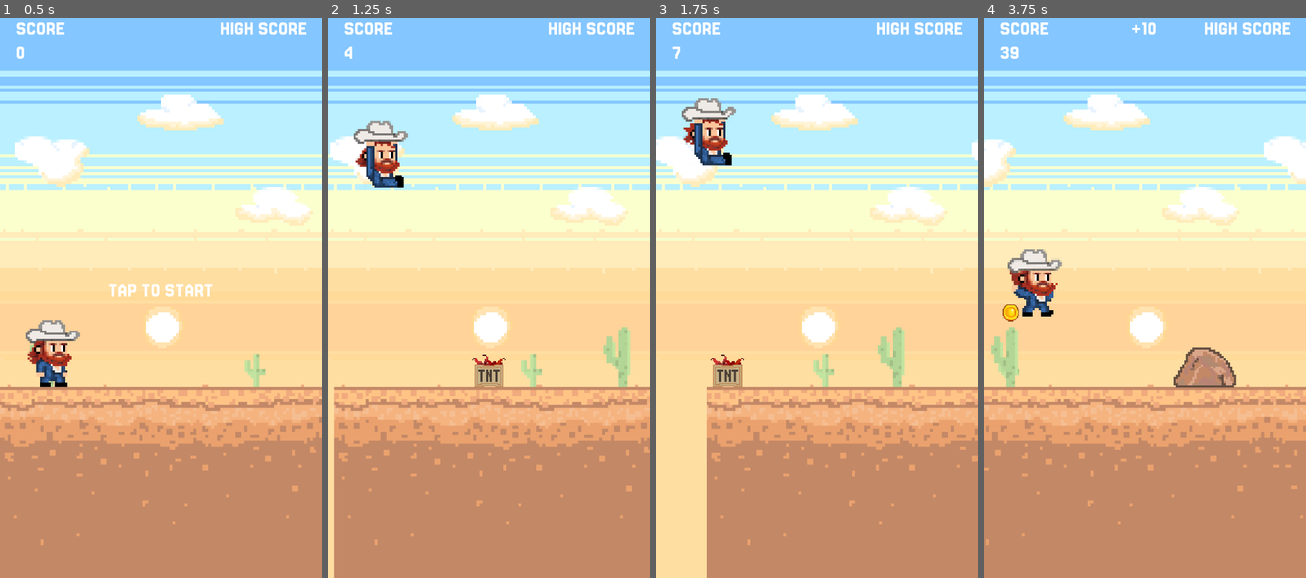
Above: before the commit, frames 1-4 (left to right).
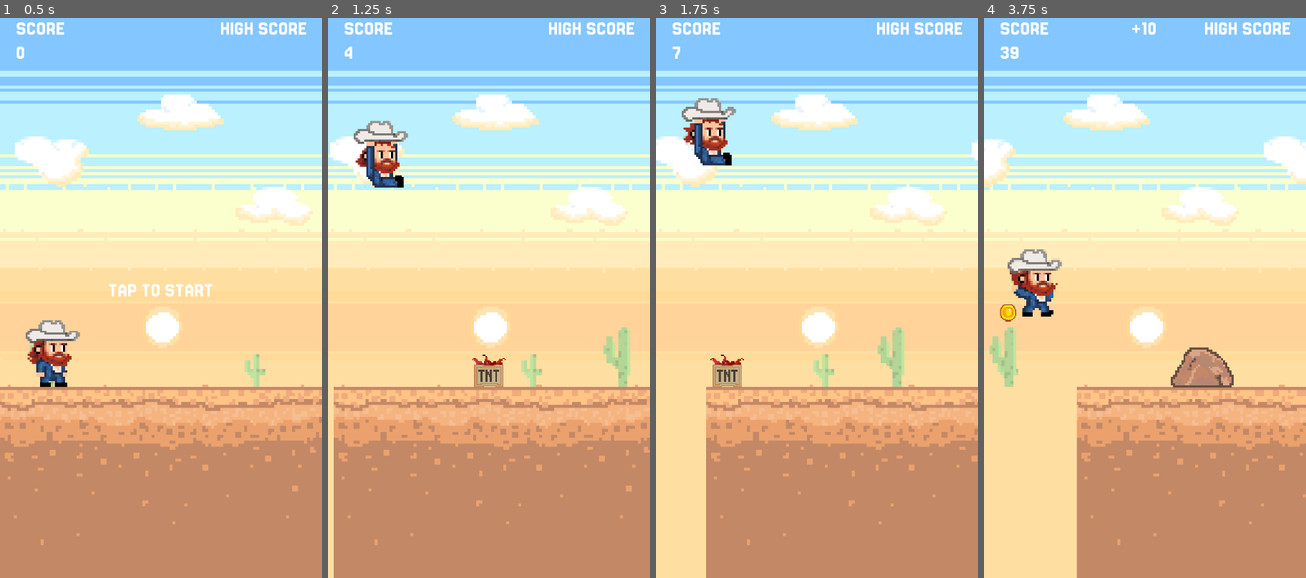
Above: after the commit, the same moments.

Repository: rgomezp/cowboy-game
Game: Godot game, scene res://scenes/main.tscn
The game is run twice, just before and just after one commit, with the same random seed, the same clock (stepped at 60 frames per second) and the same inputs.
Inputs:
- Up to frame 1 (0.5 s): no input
- Up to frame 2 (1.25 s): tap Enter (ui_accept) at 0.5, 0.77 s
- Up to frame 3 (1.75 s): tap Enter (ui_accept) at 1.52 s
- Up to frame 4 (3.75 s): hold Down (ui_down) 2.03-2.78 s; tap Enter (ui_accept) at 3.02 s

Frame 1 is identical in both runs. In frame 2, 0.1% of the frame differs, in the area x 1-54%, y 60-100%; in frame 3, 0.3%; in frame 4, 14%, in the area x 0-100%, y 13-100%.

Commit message:
Fix unused parameter warnings
Prefix unused function parameters with underscore to indicate they are
intentionally unused. This resolves linter warnings for parameters that
are required by function signatures but not used in the implementation.

Files affected:
- main.gd: 7 unused parameters in signal handlers
- butterfly.gd: unused delta parameter in _process()
- special_flag.gd: unused speed and delta parameters

Diff:
--- a/scenes/main.gd
+++ b/scenes/main.gd
@@ -162,7 +162,7 @@
 func _process(delta: float) -> void:
 	if game_running:
 		# Calculate speed based on distance traveled, not score
-		speed = START_SPEED + distance / SPEED_MODIFIER
+		speed = START_SPEED + distance / float(SPEED_MODIFIER)
 		if speed > MAX_SPEED:
 			speed = MAX_SPEED
 
@@ -224,15 +224,15 @@
 			$Hud.get_node("StartLabel").hide()
 
 # Signal handlers
-func _on_score_updated(score: int):
+func _on_score_updated(_score: int):
 	$Hud.get_node("ScoreValue").text = str(score_manager.get_display_score())
 
-func _on_high_score_updated(high_score: int):
+func _on_high_score_updated(_high_score: int):
 	$Hud.get_node("HighScoreValue").text = str(score_manager.get_display_high_score())
 
 func _on_score_delta(delta: int):
 	# Convert raw score to display score (divide by SCORE_MODIFIER which is 100)
-	var display_delta = delta / 100
+	var display_delta = int(float(delta) / 100.0)
 
 	# Only show meaningful score changes (filter out 0)
 	if display_delta == 0:
@@ -269,26 +269,26 @@
 func _on_obstacle_added(obstacle: Node):
 	collision_handler.connect_obstacle_signals(obstacle)
 
-func _on_butterfly_spawned(butterfly: Node):
+func _on_butterfly_spawned(_butterfly: Node):
 	# Butterfly is already positioned by ButterflySpawner
 	pass
 
-func _on_coin_spawned(coin: Node):
+func _on_coin_spawned(_coin: Node):
 	# Coin is already positioned by CoinSpawner
 	pass
 
-func _on_coin_added(coin: Node):
+func _on_coin_added(_coin: Node):
 	# Coins handle their own collision detection, no need to connect signals
 	pass
 
-func _on_foe_spawned(foe: Node):
+func _on_foe_spawned(_foe: Node):
 	# Foe is already positioned by FoeSpawner
 	pass
 
 func _on_foe_added(foe: Node):
 	collision_handler.connect_obstacle_signals(foe)
 
-func _on_player_hit_obstacle(obstacle: Node):
+func _on_player_hit_obstacle(_obstacle: Node):
 	game_over()
 
 func _on_player_bounced_on_butterfly(obstacle: Node):
--- a/scenes/obstacles/butterfly.gd
+++ b/scenes/obstacles/butterfly.gd
@@ -9,7 +9,7 @@
 
 
 # Called every frame. 'delta' is the elapsed time since the previous frame.
-func _process(delta: float) -> void:
+func _process(_delta: float) -> void:
 	var main_scene = get_tree().current_scene
 	if main_scene and "speed" in main_scene:
 		# Move the parent Area2D instead of just the sprite
